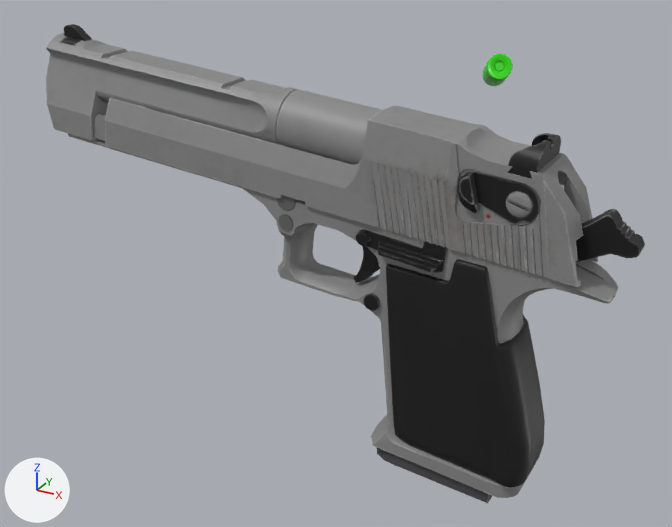
The FBX model Assets/prefabs/weapons/custom_weapons/deagle/animations/deage_shoot.fbx: old version first, new version second.
Camera for both pictures: a 50 mm lens placed at (0.1046, -0.161, 0.112), pointed at (0.0056, 0.0191, 0.0219). Lighting does not change. The marker at lower left points along +X, +Y and +Z. The picture after the commit comes second.

The scene before the commit, as lines of its bpy script (objects in view):
```python
ob_bolt = bpy.data.objects.new('Bolt', me_cube_024)
ob_bolt.location = (0.054, -0.0002, 0.0142)
ob_bolt.rotation_euler = (0.0, 0.0978, 0.0)  # degrees (0, 5.6, 0)
ob_bolt.scale = (0.02, 0.02, 0.02)
ob_bolt_holder = bpy.data.objects.new('Bolt_Holder', me_cube_026)
ob_bolt_holder.parent = ob_desert_deagle
ob_bolt_holder.location = (-1.299, -0.403, 1.243)
ob_bullet_006 = bpy.data.objects.new('Bullet.006', me_cylinder_002)
ob_bullet_006.location = (0.0326, 0.0479, 0.0657)
ob_bullet_006.rotation_euler = (-0.848, -0.311, -1.172)  # degrees (-49, -18, -67)
ob_bullet_006.scale = (0.02, 0.02, 0.02)
ob_desert_deagle = bpy.data.objects.new('Desert Deagle', me_cube_023)
ob_desert_deagle.location = (0.0499, 0.0, 0.0148)
ob_desert_deagle.rotation_euler = (0.0, 0.0978, 0.0)  # degrees (0, 5.6, 0)
ob_desert_deagle.scale = (0.02, 0.02, 0.02)
ob_hammer = bpy.data.objects.new('Hammer', me_cube_028)
ob_hammer.location = (0.0635, -0.0021, 0.0441)
ob_hammer.rotation_euler = (0.0, -0.194, 0.0)  # degrees (0, -11, 0)
ob_hammer.scale = (0.02, 0.02, 0.02)
ob_trigger = bpy.data.objects.new('Trigger', me_cube_027)
ob_trigger.location = (0.025, -0.0001, 0.0421)
ob_trigger.rotation_euler = (0.0, -0.0298, 0.0)  # degrees (0, -1.7, 0)
ob_trigger.scale = (0.02, 0.02, 0.02)
# also in view: 'Mag' at (0.0419, 0.0, 0.021); 'Safety' at (0.0537, -0.0001, 0.0549)
```
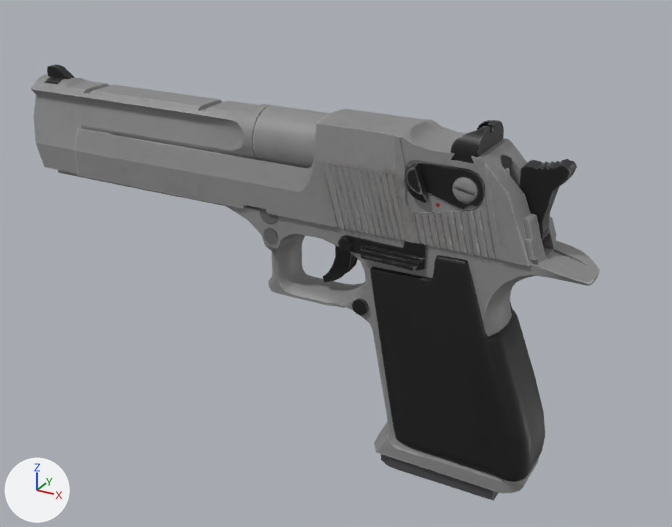
Patch to the scene script:
```diff
--- a/Assets/prefabs/weapons/custom_weapons/deagle/animations/deage_shoot.fbx.py
+++ b/Assets/prefabs/weapons/custom_weapons/deagle/animations/deage_shoot.fbx.py
@@ ob_bullet_006 @@
 ob_bullet_006 = bpy.data.objects.new('Bullet.006', me_cylinder_002)
-ob_bullet_006.location = (0.0326, 0.0479, 0.0657)
-ob_bullet_006.rotation_euler = (-0.848, -0.311, -1.172)  # degrees (-49, -18, -67)
-ob_bullet_006.scale = (0.02, 0.02, 0.02)
+ob_bullet_006.parent = ob_bolt
+ob_bullet_006.location = (-2.331, 0.0022, 2.105)
@@ ob_bolt @@
 ob_bolt = bpy.data.objects.new('Bolt', me_cube_024)
-ob_bolt.location = (0.054, -0.0002, 0.0142)
-ob_bolt.rotation_euler = (0.0, 0.0978, 0.0)  # degrees (0, 5.6, 0)
+ob_bolt.location = (0.0475, -0.0002, 0.0151)
 ob_bolt.scale = (0.02, 0.02, 0.02)
@@ ob_trigger @@
 ob_trigger = bpy.data.objects.new('Trigger', me_cube_027)
-ob_trigger.location = (0.025, -0.0001, 0.0421)
-ob_trigger.rotation_euler = (0.0, -0.0298, 0.0)  # degrees (0, -1.7, 0)
+ob_trigger.location = (0.0192, -0.0001, 0.04)
+ob_trigger.rotation_euler = (0.0, 0.117, 0.0)  # degrees (0, 6.7, 0)
 ob_trigger.scale = (0.02, 0.02, 0.02)
@@ ob_desert_deagle @@
 ob_desert_deagle = bpy.data.objects.new('Desert Deagle', me_cube_023)
-ob_desert_deagle.location = (0.0499, 0.0, 0.0148)
-ob_desert_deagle.rotation_euler = (0.0, 0.0978, 0.0)  # degrees (0, 5.6, 0)
+ob_desert_deagle.location = (0.0484, 0.0, 0.0152)
 ob_desert_deagle.scale = (0.02, 0.02, 0.02)
@@ ob_hammer @@
 ob_hammer = bpy.data.objects.new('Hammer', me_cube_028)
-ob_hammer.location = (0.0635, -0.0021, 0.0441)
-ob_hammer.rotation_euler = (0.0, -0.194, 0.0)  # degrees (0, -11, 0)
+ob_hammer.location = (0.0575, -0.0021, 0.0471)
+ob_hammer.rotation_euler = (0.0, -1.079, 0.0)  # degrees (0, -62, 0)
 ob_hammer.scale = (0.02, 0.02, 0.02)
```

Changed parts and their boxes (x1, y1, x2, y2) in the pictures (672 x 527 px):
'Desert Deagle', moved, turned
    before: (46, 24, 618, 498)
    after: (31, 64, 600, 493)
'Bolt', moved, turned
    before: (105, 98, 598, 287)
    after: (75, 109, 533, 266)
'Safety', moved, turned
    before: (458, 172, 540, 225)
    after: (405, 163, 485, 210)
'Hammer', moved, turned
    before: (575, 209, 645, 263)
    after: (519, 159, 577, 241)
'Bolt_Holder', moved, turned
    before: (356, 229, 447, 273)
    after: (338, 235, 427, 271)
'Mag', moved, turned
    before: (377, 448, 492, 503)
    after: (381, 454, 499, 501)
'Trigger', moved, turned
    before: (354, 246, 380, 283)
    after: (323, 245, 358, 282)
'Bullet.006', moved, turned, rescaled (not visible afterwards)
    before: (482, 54, 513, 86)
